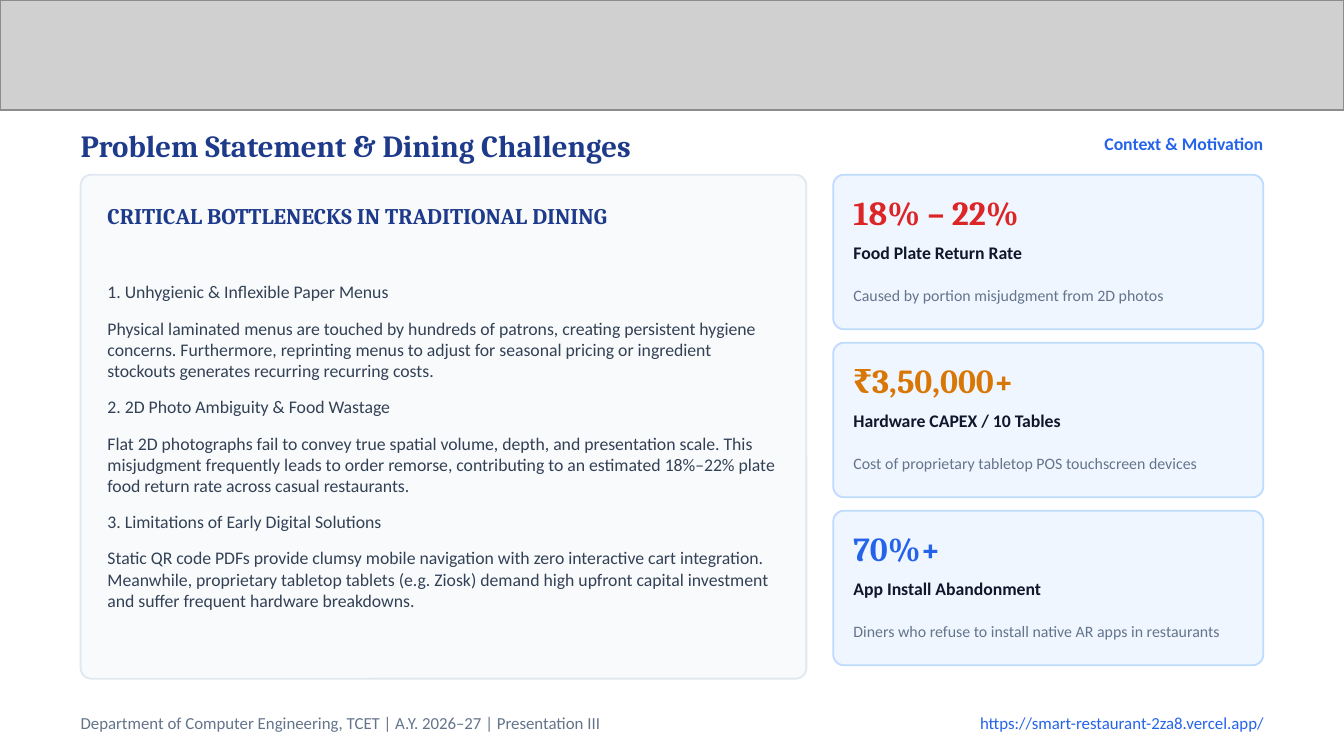
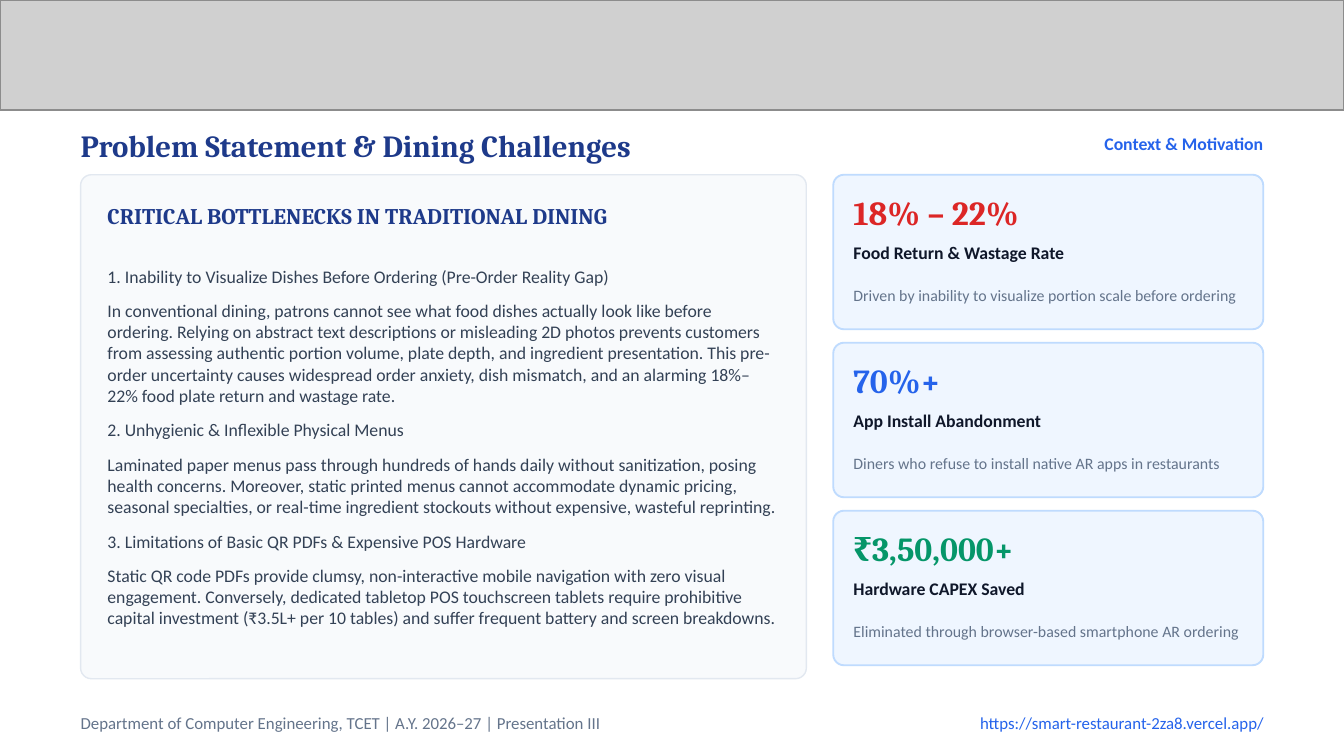
Before and after one commit to MANAV0060/Smart-Restaurant, a slide deck: slide 2 of Smart_Restaurant_Presentation_III.pptx. Drawn at 1344x756 pixels with LibreOffice and Linux fonts; fonts in the diff are those of the drawing; grey boxes stand for pictures. Boxes give left, top, right and bottom in pixels: in the first picture for what was removed or moved away, otherwise in the second. Text is boxed around its words. In the diff, an @@ line names an element or a change of style, - is before the commit and + after.

```diff
--- a/Smart_Restaurant_Presentation_III.pptx
+++ b/Smart_Restaurant_Presentation_III.pptx
@@ rounded rectangle at [81, 175, 806, 679]: outline #E2E8F0 1 pt to #E2E8F0 0.75 pt @@
@@ text at [853, 246, 1064, 262]: text changed @@
-Food Plate Return Rate
+Food Return & Wastage Rate
@@ text at [107, 270, 775, 627]: text changed @@
-1. Unhygienic & Inflexible Paper Menus
-Physical laminated menus are touched by hundreds of patrons, creating persistent hygiene concerns. Furthermore, reprinting menus to adjust for seasonal pricing or ingredient stockouts generates recurring recurring costs.
-2. 2D Photo Ambiguity & Food Wastage
-Flat 2D photographs fail to convey true spatial volume, depth, and presentation scale. This misjudgment frequently leads to order remorse, contributing to an estimated 18%–22% plate food return rate across casual restaurants.
-3. Limitations of Early Digital Solutions
-Static QR code PDFs provide clumsy mobile navigation with zero interactive cart integration. Meanwhile, proprietary tabletop tablets (e.g. Ziosk) demand high upfront capital investment and suffer frequent hardware breakdowns.
+1. Inability to Visualize Dishes Before Ordering (Pre-Order Reality Gap)
+In conventional dining, patrons cannot see what food dishes actually look like before ordering. Relying on abstract text descriptions or misleading 2D photos prevents customers from assessing authentic portion volume, plate depth, and ingredient presentation. This pre-order uncertainty causes widespread order anxiety, dish mismatch, and an alarming 18%–22% food plate return and wastage rate.
+2. Unhygienic & Inflexible Physical Menus
+Laminated paper menus pass through hundreds of hands daily without sanitization, posing health concerns. Moreover, static printed menus cannot accommodate dynamic pricing, seasonal specialties, or real-time ingredient stockouts without expensive, wasteful reprinting.
+3. Limitations of Basic QR PDFs & Expensive POS Hardware
+Static QR code PDFs provide clumsy, non-interactive mobile navigation with zero visual engagement. Conversely, dedicated tabletop POS touchscreen tablets require prohibitive capital investment (₹3.5L+ per 10 tables) and suffer frequent battery and screen breakdowns.
@@ text at [853, 290, 1236, 304]: text changed @@
-Caused by portion misjudgment from 2D photos
+Driven by inability to visualize portion scale before ordering
@@ text at [853, 370, 940, 394]: text changed; text colour #D97706 to #2563EB @@
-₹3,50,000+
+70%+
@@ text at [853, 414, 1041, 430]: text changed @@
-Hardware CAPEX / 10 Tables
+App Install Abandonment
@@ text at [853, 458, 1220, 472]: text changed @@
-Cost of proprietary tabletop POS touchscreen devices
+Diners who refuse to install native AR apps in restaurants
@@ text at [872, 538, 1014, 566]: text changed; text colour #2563EB to #059669 @@
-70%+
+₹3,50,000+
@@ text at [853, 582, 1024, 595]: text changed @@
-App Install Abandonment
+Hardware CAPEX Saved
@@ text at [853, 626, 1239, 640]: text changed @@
-Diners who refuse to install native AR apps in restaurants
+Eliminated through browser-based smartphone AR ordering
```
Also in this commit, not shown: 3 other slides changed, 3 other files.
